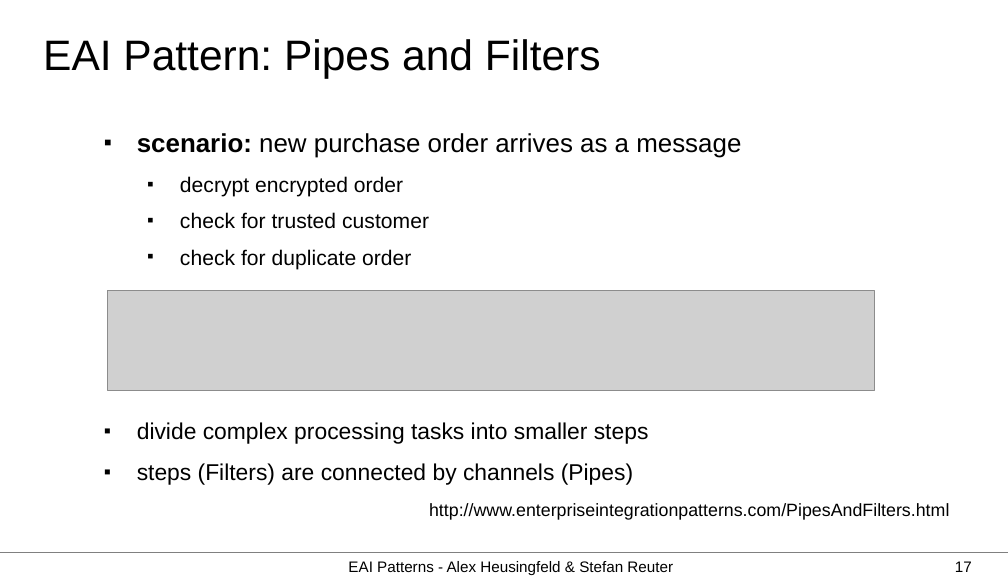
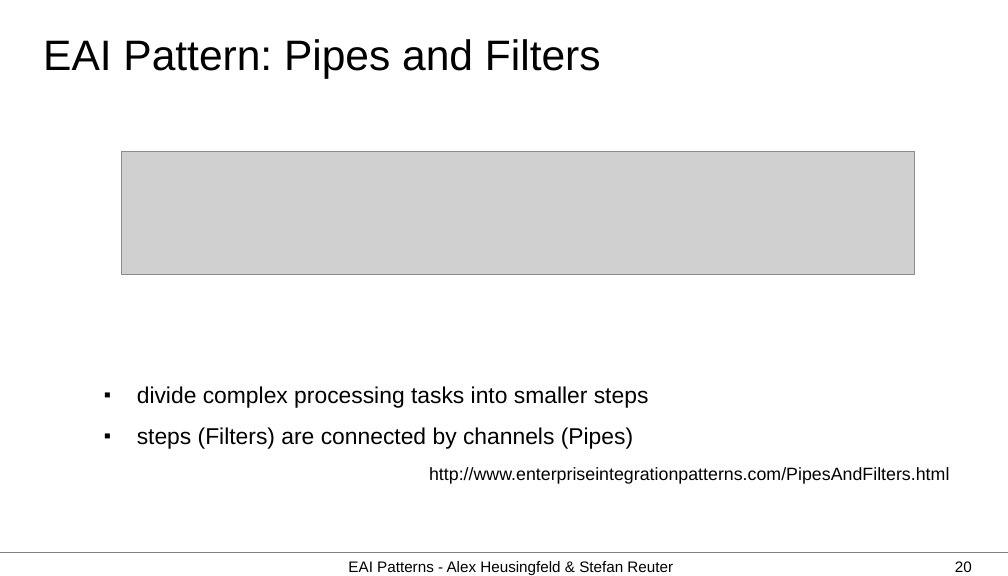
Before and after one commit to aheusingfeld/javaone2012, a slide deck: slide 20 of slides/eai-slides.odp (slide 17 before the commit). Drawn at 1008x576 pixels with LibreOffice and Linux fonts; fonts in the diff are those of the drawing; grey boxes stand for pictures. Boxes give left, top, right and bottom in pixels: in the first picture for what was removed or moved away, otherwise in the second. Text is boxed around its words. In the diff, an @@ line names an element or a change of style, - is before the commit and + after.

```diff
--- a/slides/eai-slides.odp
+++ b/slides/eai-slides.odp
@@ text removed at [137,133,741,270] @@
-■ scenario: new purchase order arrives as a message
-  ■ decrypt encrypted order
-  ■ check for trusted customer
-  ■ check for duplicate order
@@ picture: place and size @@
-picture at [108,291,875,391]
+picture at [121,151,915,274]
@@ text "divide complex processing tasks into ...": place and size @@
-text "divide complex processing tasks into ..." at [137,422,949,520]
+text "divide complex processing tasks into ..." at [137,386,949,484]
@@ page number at [955,561,972,572]: text changed @@
-17
+20
```
Also in this commit, not shown: 8 other slides changed, 8 slides added.
